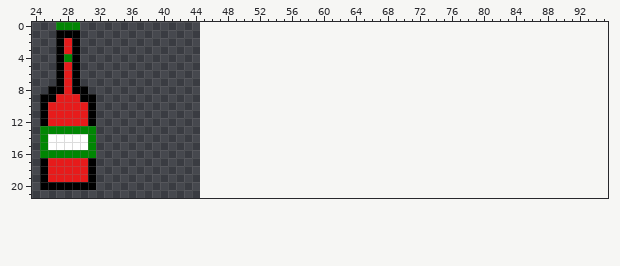
File history of a sprite sheet, GarbagemanDemo/assets/Garbage/Ketchup.png. Above: the version before the commit.
The file is 32x32 pixels. Shown: x 24..95, y 0..21. The old version is drawn lined up with the new one, on the new canvas.
New version:
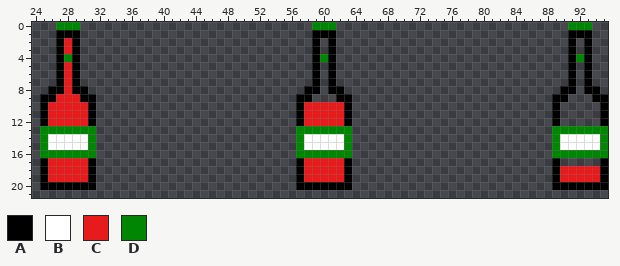
Palette (. is transparent): A #000000  B #ffffff  C #e71b1b  D #018603
The edit:
canvas 32x32 -> 96x32, the old top-left corner now at 13,-4 (the part of the old canvas that was cut away was empty and is not shown)
@@ x 55..95 @@
- 0 .........................................
- 1 .........................................
- 2 .........................................
- 3 .........................................
- 4 .........................................
- 5 .........................................
- 6 .........................................
- 7 .........................................
- 8 .........................................
- 9 .........................................
-10 .........................................
-11 .........................................
-12 .........................................
-13 .........................................
-14 .........................................
-15 .........................................
-16 .........................................
-17 .........................................
-18 .........................................
-19 .........................................
-20 .........................................
+ 0 ....DDD.............................DDD..
+ 1 ....AAA.............................AAA..
+ 2 ....A.A.............................A.A..
+ 3 ....A.A.............................A.A..
+ 4 ....ADA.............................ADA..
+ 5 ....A.A.............................A.A..
+ 6 ....A.A.............................A.A..
+ 7 ....A.A.............................A.A..
+ 8 ...AA.AA...........................AA.AA.
+ 9 ..AA...AA.........................AA...AA
+10 ..ACCCCCA.........................A.....A
+11 ..ACCCCCA.........................A.....A
+12 ..ACCCCCA.........................A.....A
+13 ..DDDDDDD.........................DDDDDDD
+14 ..DBBBBBD.........................DBBBBBD
+15 ..DBBBBBD.........................DBBBBBD
+16 ..DDDDDDD.........................DDDDDDD
+17 ..ACCCCCA.........................A.....A
+18 ..ACCCCCA.........................ACCCCCA
+19 ..ACCCCCA.........................ACCCCCA
+20 ..AAAAAAA.........................AAAAAAA
 21 .........................................
Changed places in both pictures, as pixel boxes (x1, y1, x2, y2):
added: (296, 22, 352, 190)
added: (552, 22, 608, 190)
